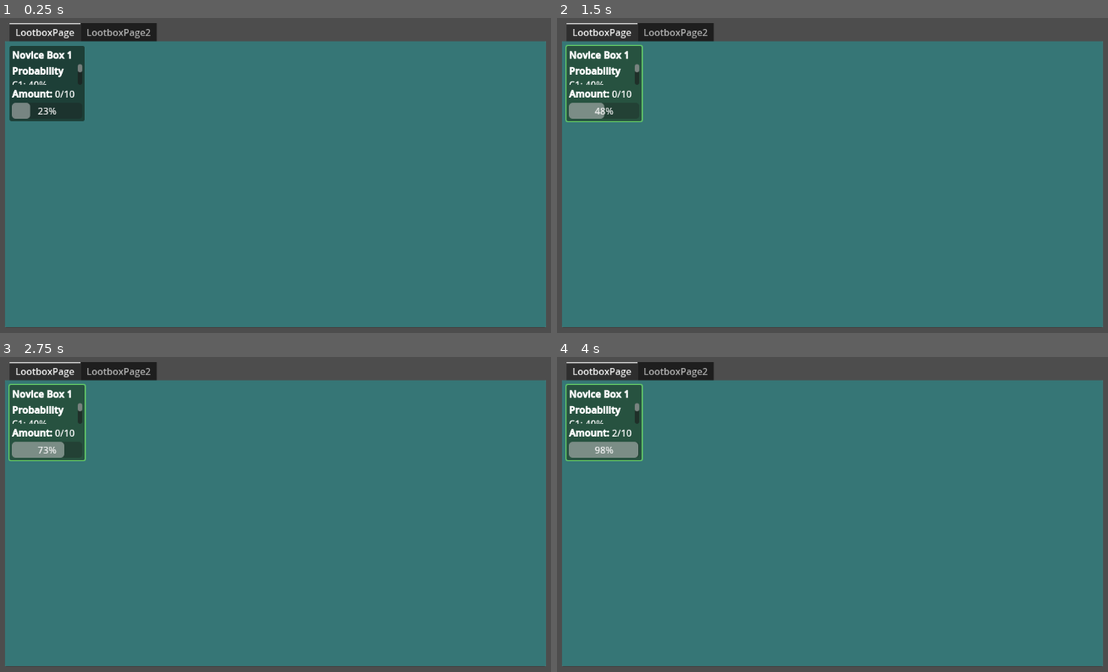
Above: before the commit, frames 1-4 (two rows, left to right).
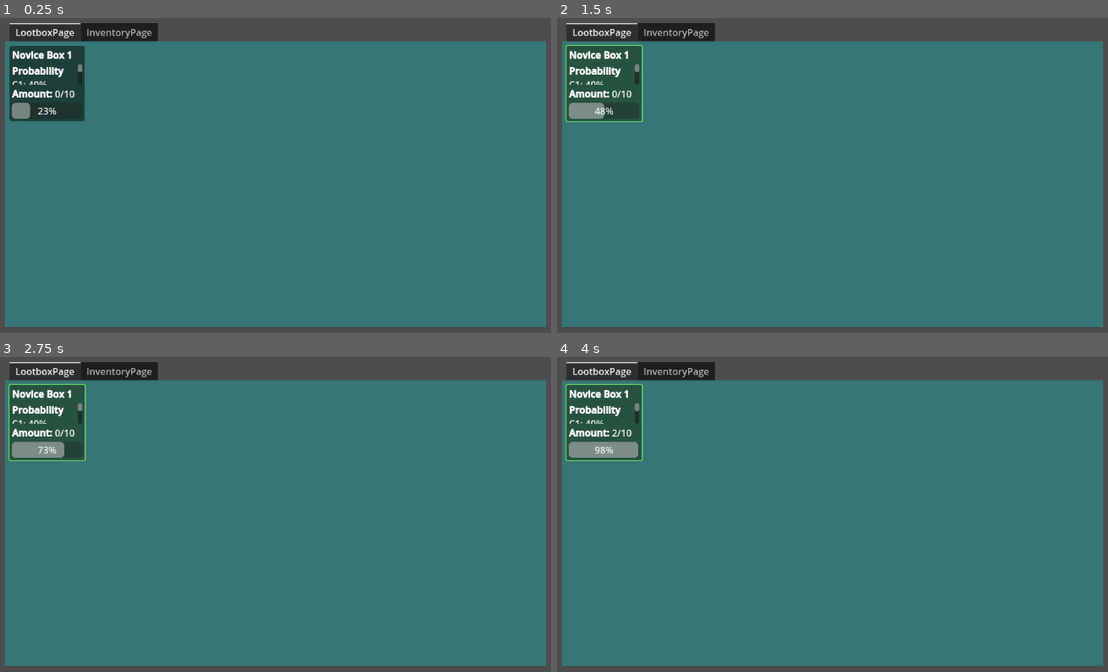
Above: after the commit, the same moments.

Repository: Wayl123/Inf-Army
Game: Godot game, scene res://scene/game_interface.tscn
Two runs of this game, one before a commit and one after it. Both use one fixed random seed, a clock stepped at 60 frames per second and the inputs below.
Inputs (mouse positions are in pixels of both pictures, inside the frame that each line leads up to):
- Up to frame 1 (0.25 s): no input
- Up to frame 2 (1.5 s): click (606, 84) at 0.5 s; click (606, 84) at 1.25 s
- Up to frame 3 (2.75 s): click (49, 423) at 2 s
- Up to frame 4 (4 s): no input

The runs differ from the first frame. In frame 1, 0.2% of the frame differs, in the area x 15-29%, y 1-8%; in frame 2, 0.2%; in frame 3, 0.2%; in frame 4, 0.2%.

Commit message:
Add lootbox item for inventory and some basic code for it

Diff:
--- /dev/null
+++ b/scene/inventory_page.tscn
@@ -0,0 +1,13 @@
+[gd_scene load_steps=2 format=3 uid="uid://d2sjtbomxp0wk"]
+
+[ext_resource type="Script" path="res://script/InventoryPage.gd" id="1_dfefi"]
+
+[node name="InventoryPage" type="PanelContainer"]
+script = ExtResource("1_dfefi")
+
+[node name="InventoryMargin" type="MarginContainer" parent="."]
+layout_mode = 2
+
+[node name="InventoryList" type="HFlowContainer" parent="InventoryMargin"]
+unique_name_in_owner = true
+layout_mode = 2
--- a/scene/lootbox_generator.tscn
+++ b/scene/lootbox_generator.tscn
@@ -1,7 +1,7 @@
 [gd_scene load_steps=3 format=3 uid="uid://0d1rc8j5p0et"]
 
 [ext_resource type="Script" path="res://script/LootboxGenerator.gd" id="1_fmmv6"]
-[ext_resource type="Script" path="res://script/AttributeDisplay.gd" id="2_d081o"]
+[ext_resource type="Script" path="res://script/AttributeDisplayGenerator.gd" id="2_rv4xx"]
 
 [node name="LootboxGenerator" type="Button"]
 self_modulate = Color(0.498039, 1, 0.498039, 1)
@@ -22,7 +22,7 @@
 [node name="AttributeDisplay" type="VBoxContainer" parent="GeneratorMargin"]
 unique_name_in_owner = true
 layout_mode = 2
-script = ExtResource("2_d081o")
+script = ExtResource("2_rv4xx")
 
 [node name="GeneratorName" type="RichTextLabel" parent="GeneratorMargin/AttributeDisplay"]
 unique_name_in_owner = true
--- /dev/null
+++ b/scene/lootbox_item.tscn
@@ -0,0 +1,89 @@
+[gd_scene load_steps=7 format=3 uid="uid://b3csfqpo4wd6v"]
+
+[ext_resource type="Script" path="res://script/LootboxItem.gd" id="1_lenjs"]
+[ext_resource type="Script" path="res://script/AttributeDisplayInventory.gd" id="1_ods2p"]
+
+[sub_resource type="StyleBoxFlat" id="StyleBoxFlat_50oso"]
+bg_color = Color(0, 0, 0, 1)
+
+[sub_resource type="StyleBoxFlat" id="StyleBoxFlat_g6tuq"]
+bg_color = Color(0, 0, 0, 1)
+
+[sub_resource type="StyleBoxFlat" id="StyleBoxFlat_3q107"]
+bg_color = Color(0, 0, 0, 0.247059)
+
+[sub_resource type="StyleBoxFlat" id="StyleBoxFlat_7g1vq"]
+bg_color = Color(0, 0, 0, 1)
+
+[node name="LootboxItem" type="PanelContainer"]
+custom_minimum_size = Vector2(128, 128)
+offset_right = 256.0
+offset_bottom = 128.0
+script = ExtResource("1_lenjs")
+
+[node name="LootboxMargin" type="MarginContainer" parent="."]
+layout_mode = 2
+theme_override_constants/margin_left = 4
+theme_override_constants/margin_top = 4
+theme_override_constants/margin_right = 4
+theme_override_constants/margin_bottom = 4
+
+[node name="AttributeDisplay" type="VBoxContainer" parent="LootboxMargin"]
+unique_name_in_owner = true
+layout_mode = 2
+script = ExtResource("1_ods2p")
+
+[node name="GeneratorName" type="RichTextLabel" parent="LootboxMargin/AttributeDisplay"]
+unique_name_in_owner = true
+layout_mode = 2
+mouse_filter = 1
+bbcode_enabled = true
+fit_content = true
+
+[node name="StatScroll" type="ScrollContainer" parent="LootboxMargin/AttributeDisplay"]
+layout_mode = 2
+size_flags_vertical = 3
+horizontal_scroll_mode = 0
+
+[node name="ProbStat" type="RichTextLabel" parent="LootboxMargin/AttributeDisplay/StatScroll"]
+unique_name_in_owner = true
+layout_mode = 2
+size_flags_horizontal = 3
+size_flags_vertical = 3
+mouse_filter = 1
+bbcode_enabled = true
+fit_content = true
+
+[node name="Amount" type="RichTextLabel" parent="LootboxMargin/AttributeDisplay"]
+unique_name_in_owner = true
+layout_mode = 2
+
+[node name="ButtonGroup" type="HBoxContainer" parent="LootboxMargin/AttributeDisplay"]
+layout_mode = 2
+alignment = 1
+
+[node name="Open1" type="Button" parent="LootboxMargin/AttributeDisplay/ButtonGroup"]
+unique_name_in_owner = true
+custom_minimum_size = Vector2(64, 0)
+layout_mode = 2
+theme_override_font_sizes/font_size = 8
+theme_override_styles/normal = SubResource("StyleBoxFlat_50oso")
+text = "Open"
+
+[node name="Open10" type="Button" parent="LootboxMargin/AttributeDisplay/ButtonGroup"]
+unique_name_in_owner = true
+custom_minimum_size = Vector2(64, 0)
+layout_mode = 2
+theme_override_font_sizes/font_size = 8
+theme_override_styles/normal = SubResource("StyleBoxFlat_g6tuq")
+theme_override_styles/disabled = SubResource("StyleBoxFlat_3q107")
+disabled = true
+text = "Open 10"
+
+[node name="OpenAll" type="Button" parent="LootboxMargin/AttributeDisplay/ButtonGroup"]
+unique_name_in_owner = true
+custom_minimum_size = Vector2(64, 0)
+layout_mode = 2
+theme_override_font_sizes/font_size = 8
+theme_override_styles/normal = SubResource("StyleBoxFlat_7g1vq")
+text = "Open All"
--- a/scene/page_tab.tscn
+++ b/scene/page_tab.tscn
@@ -1,7 +1,8 @@
-[gd_scene load_steps=3 format=3 uid="uid://im34kmqserum"]
+[gd_scene load_steps=4 format=3 uid="uid://im34kmqserum"]
 
 [ext_resource type="PackedScene" uid="uid://mo8l4nyp4n1e" path="res://scene/lootbox_page.tscn" id="1_7v5ko"]
 [ext_resource type="Script" path="res://script/Tabs.gd" id="1_dtb2c"]
+[ext_resource type="PackedScene" uid="uid://d2sjtbomxp0wk" path="res://scene/inventory_page.tscn" id="3_r7rac"]
 
 [node name="PageTab" type="Node2D"]
 
@@ -13,6 +14,6 @@
 [node name="LootboxPage" parent="Tabs" instance=ExtResource("1_7v5ko")]
 layout_mode = 2
 
-[node name="LootboxPage2" parent="Tabs" instance=ExtResource("1_7v5ko")]
+[node name="InventoryPage" parent="Tabs" instance=ExtResource("3_r7rac")]
 visible = false
 layout_mode = 2
--- a/script/AttributeDisplay.gd
+++ b/script/AttributeDisplay.gd
@@ -2,42 +2,15 @@
 
 @onready var genName = %GeneratorName
 @onready var probStat = %ProbStat
-@onready var amount = %ClaimableAmount
-@onready var genProgress = %GeneratorProgress
-@onready var genTimer = %GeneratorTimer
 
 var storedAmount = 0
 var holdCap = 0
 
-func _ready() -> void:
-	genTimer.connect("timeout", Callable(self, "_update_stored_amount").bind(1))
-
-func _process(delta : float) -> void:
-	genProgress.value = 0 if genTimer.is_stopped() else abs((genTimer.time_left / genTimer.wait_time) - 1.0)
-
 func set_display(pData : Dictionary) -> void:
-	if pData.is_empty():
-		genName.text = "Error getting data"
-	else:
+	if not pData.is_empty():
 		holdCap = pData["HoldCap"]
 
 		genName.text = str("[b]", pData["Name"], "[/b]")
 		probStat.text = str("[b]Probability[/b]\n")
 		for item in pData["Prob"]:
 			probStat.text += str(item, ": ", pData["Prob"][item] * 100, "%", "\n")
-		amount.text = str("[b]Amount: [/b]", storedAmount, "/", holdCap)
-		genTimer.wait_time = pData["GenTime"]
-		genTimer.start()
-
-func _update_stored_amount(pAmount : float) -> void:
-	storedAmount += pAmount
-	if storedAmount < holdCap and genTimer.is_stopped():
-		genTimer.start()
-	amount.text = str("[b]Amount: [/b]", storedAmount, "/", holdCap)
-
-func get_and_empty_stored_amount() -> int:
-	var retrievedAmount = storedAmount
-
-	_update_stored_amount(-storedAmount)
-
-	return retrievedAmount
--- /dev/null
+++ b/script/AttributeDisplayGenerator.gd
@@ -0,0 +1,32 @@
+extends "res://script/AttributeDisplay.gd"
+
+@onready var amount = %ClaimableAmount
+@onready var genProgress = %GeneratorProgress
+@onready var genTimer = %GeneratorTimer
+
+func _ready() -> void:
+	genTimer.connect("timeout", Callable(self, "_update_stored_amount").bind(1))
+
+func _process(delta : float) -> void:
+	genProgress.value = 0 if genTimer.is_stopped() else abs((genTimer.time_left / genTimer.wait_time) - 1.0)
+
+func set_display(pData : Dictionary) -> void:
+	super(pData)
+
+	if not pData.is_empty():
+		amount.text = str("[b]Amount: [/b]", storedAmount, "/", holdCap)
+		genTimer.wait_time = pData["GenTime"]
+		genTimer.start()
+
+func _update_stored_amount(pAmount : int) -> void:
+	storedAmount += pAmount
+	if storedAmount < holdCap and genTimer.is_stopped():
+		genTimer.start()
+	amount.text = str("[b]Amount: [/b]", storedAmount, "/", holdCap)
+
+func get_and_empty_stored_amount() -> int:
+	var retrievedAmount = storedAmount
+
+	_update_stored_amount(-storedAmount)
+
+	return retrievedAmount
--- /dev/null
+++ b/script/AttributeDisplayInventory.gd
@@ -0,0 +1,31 @@
+extends "res://script/AttributeDisplay.gd"
+
+@onready var amount = %Amount
+@onready var open1Button = %Open1
+@onready var open10Button = %Open10
+@onready var openAllButton = %OpenAll
+
+func _ready():
+	open1Button.connect("pressed", Callable(self, "_update_stored_amount").bind(-1))
+	open10Button.connect("pressed", Callable(self, "_update_stored_amount").bind(-10))
+	openAllButton.connect("pressed", Callable(self, "_update_stored_amount").bind(-storedAmount))
+
+func set_display(pData : Dictionary) -> void:
+	super(pData)
+
+	if not pData.is_empty():
+		amount.text = str("[b]Amount: [/b]", storedAmount)
+
+func _update_stored_amount(pAmount : int) -> void:
+	storedAmount += pAmount
+
+	if pAmount < 0:
+		_open_box(pAmount, pAmount < -10)
+
+	if storedAmount < 10:
+		open10Button.disabled = true
+	else:
+		open10Button.disabled = false
+
+func _open_box(pAmount : int, pStack : bool) -> void:
+	pass
--- /dev/null
+++ b/script/InventoryPage.gd
@@ -0,0 +1,19 @@
+extends PanelContainer
+
+@onready var inventoryList = %InventoryList
+
+var LOOTBOXITEM = preload("res://scene/lootbox_item.tscn")
+
+func _ready() -> void:
+	_get_saved_generator()
+
+func _get_saved_generator() -> void:
+	# to be changed to get from saved file
+	_add_generator("A1")
+
+func _add_generator(pGenType : String) -> void:
+	# might need to change input type later on, still need to decide on how I want to store generator data
+	var lootboxItem = LOOTBOXITEM.instantiate()
+
+	lootboxItem.boxType = pGenType
+	inventoryList.add_child(lootboxItem)
--- /dev/null
+++ b/script/LootboxItem.gd
@@ -0,0 +1,14 @@
+extends PanelContainer
+
+@onready var globalData = get_tree().get_first_node_in_group("GlobalData")
+
+@onready var display = %AttributeDisplay
+
+var boxType : String
+var data = {}
+
+func _ready() -> void:
+	if boxType:
+		data = globalData.get_lootbox_gen_data_copy(boxType)
+
+		display.set_display(data)
